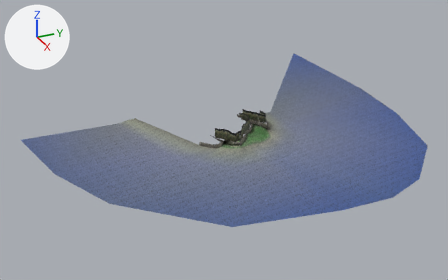
An edit to the glTF model Assets/Models/Scenes/lakeside_coast.glb, drawn before and after from the same camera.
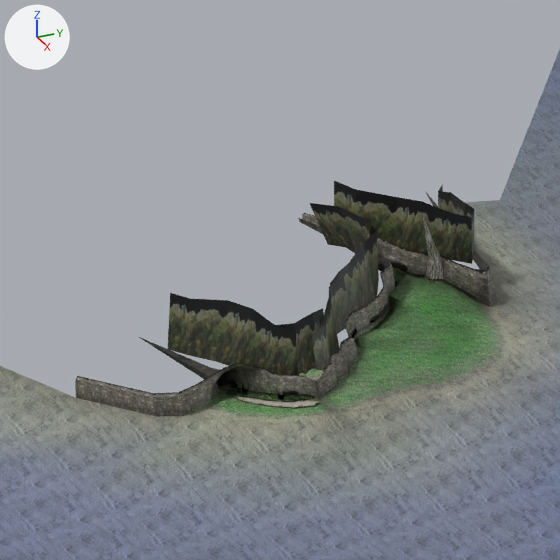
Old and new are each drawn whole from a 50 mm camera at (1634.0, -749.0, 841.0) aimed at (-151.0, 54.0, -51.0) and again close up on the part from 42% to 63% of the width and 28% to 62% of the height. Arrows for +X, +Y and +Z are at upper left; the lights stay in place. The first two pictures are the older version. Vertices at exactly the same position are counted once.

In view in the first close-up: 'Shore'.
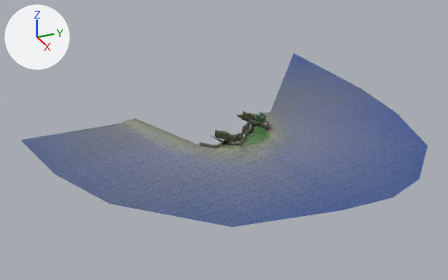
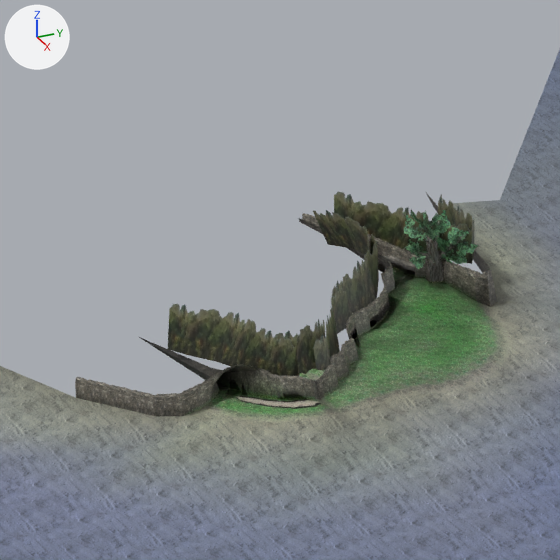
Commit message: big tree branches

Where the change shows, as pixel boxes [x1, y1, x2, y2] in the close-ups (560 x 560 px):
'Shore', surface changed, reshaped
    both: [0, 50, 560, 560]
part 1 of me_shore, built on (green)
    after: [403, 208, 479, 269]
part 2 of me_shore, recoloured (darker)
    both: [410, 218, 455, 292]

What changed in the scene script:
```text
Add img_branches_b:
    img_branches_b = load_image('branches_B', '_unpacked/branches_B', 256, 128, 'sRGB')
Change mat_distanttrees:
    add n5 = _N.new('ShaderNodeMath'); n5.name = 'Math'
    add n5.operation = 'SUBTRACT'
    add n5.inputs[0].default_value = 1.0  # 'Value'
    add n6 = _N.new('ShaderNodeMath'); n6.name = 'Math.001'
    add n6.operation = 'LESS_THAN'
    add n7 = _N.new('ShaderNodeMath'); n7.name = 'Math.002'
    add n7.operation = 'MULTIPLY'
    where n0 = _N.new('ShaderNodeBsdfPrincipled'); n0.name = 'Principled BSDF'
    where n3 = _N.new('ShaderNodeVertexColor'); n3.name = 'Color Attribute'
    where n4 = _N.new('ShaderNodeTexImage'); n4.name = 'Image Texture'
    add _L.new(n5.outputs[0], n0.inputs[4])  # 'Value' to 'Alpha'
    add _L.new(n6.outputs[0], n5.inputs[1])  # 'Value' to 'Value'
    add _L.new(n7.outputs[0], n6.inputs[0])  # 'Value' to 'Value'
    add _L.new(n3.outputs[1], n7.inputs[1])  # 'Alpha' to 'Value'
    add _L.new(n4.outputs[1], n7.inputs[0])  # 'Alpha' to 'Value'
Add mat_branches:
    mat_branches = bpy.data.materials.new('Branches')
    # uses the picture img_branches_b
Change me_shore:
    used by ob_shore; location = (0.0, 0.0, 0.0)
    remove me_shore.from_pydata(...)  # 452 vertices, 706 faces; spans x -827.0..467.0, y -595.0..734.0, z -15.0..51.0
    add me_shore.from_pydata(...)  # 575 vertices, 790 faces; spans x -827.0..467.0, y -595.0..734.0, z -15.0..56.0
    me_shore part 1
    21 vertices in x -110.0..11.0, y -8.0..171.0, z 2.0..11.0 move by (0.0, 0.0, -1.0)
    12 vertices in x -102.0..9.0, y -17.0..150.0, z 2.0..11.0 move by (0.0, 0.0, -2.0)
    4 vertices move from x -93.0..11.0, y 34.0..164.0, z 2.0..9.0 to x -94.0..11.0, y 35.0..163.0, z 1.0..8.0
    123 vertices are added at x -105.0..-68.0, y 134.0..179.0, z 12.0..56.0
    36 new faces join them, mat_treebark
    48 new faces join them, mat_branches
    me_shore part 2: 35 kept faces spanning x -100.0..-77.0, y 140.0..167.0, z 6.0..48.0 get new vertex colours
    add me_shore.materials.append(mat_branches)
```
